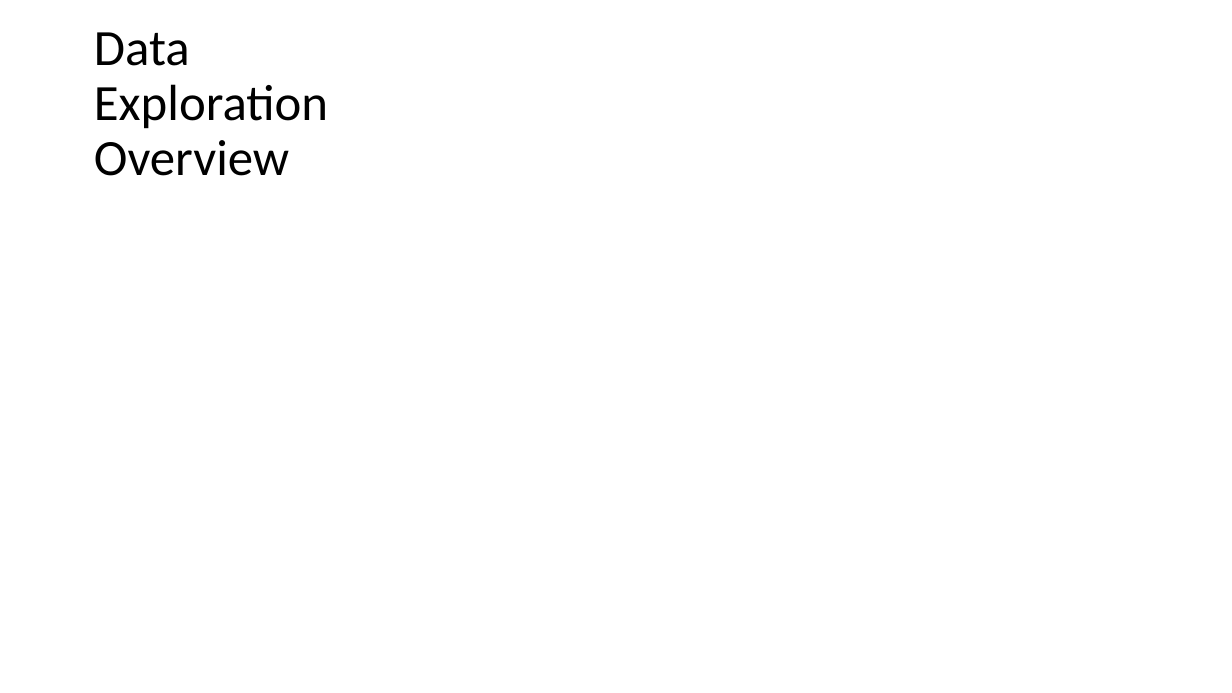
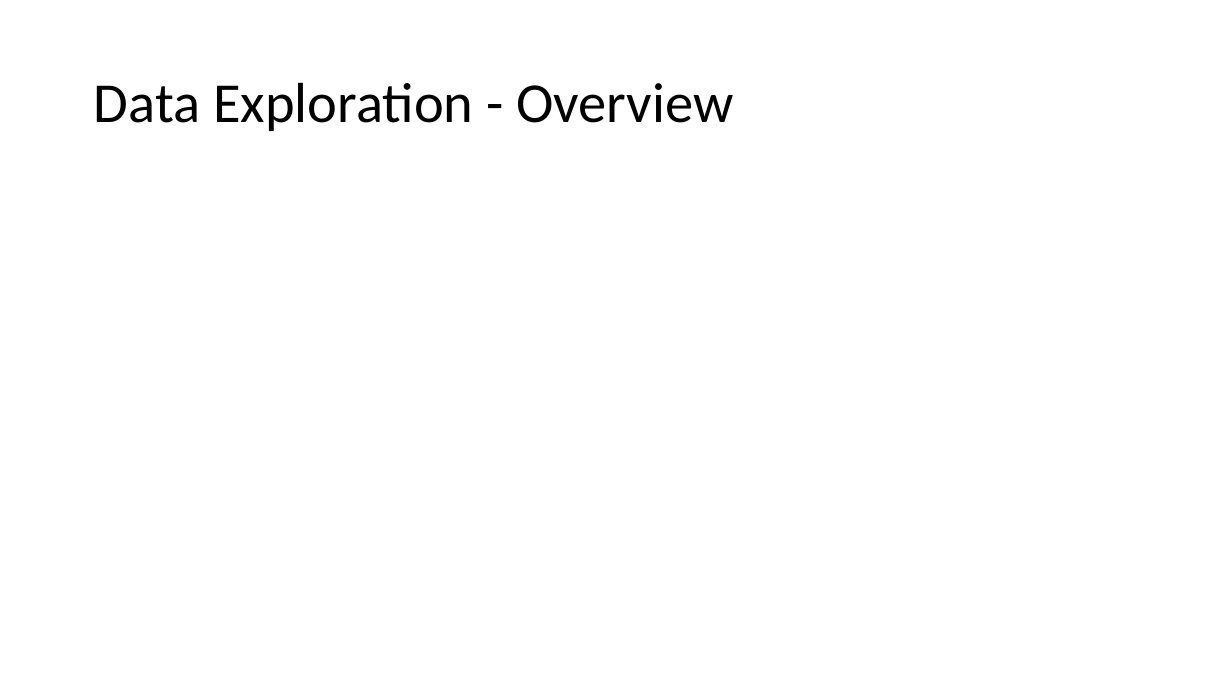
Before and after one commit to elu267/Group_Project_Unit18, a slide deck: slide 6 of PPT/Group_Presentation.pptx (slide 5 before the commit). Drawn at 1232x693 pixels with LibreOffice and Linux fonts; fonts in the diff are those of the drawing. Boxes give left, top, right and bottom in pixels: in the first picture for what was removed or moved away, otherwise in the second. Text is boxed around its words. In the diff, an @@ line names an element or a change of style, - is before the commit and + after.

```diff
--- a/PPT/Group_Presentation.pptx
+++ b/PPT/Group_Presentation.pptx
@@ title at (94, 82, 733, 131): text changed; size 39.6 to 44 pt @@
-Data
-Exploration
-Overview
+Data Exploration - Overview
```
Also in this commit, not shown: 6 other slides changed, 3 slides removed.
